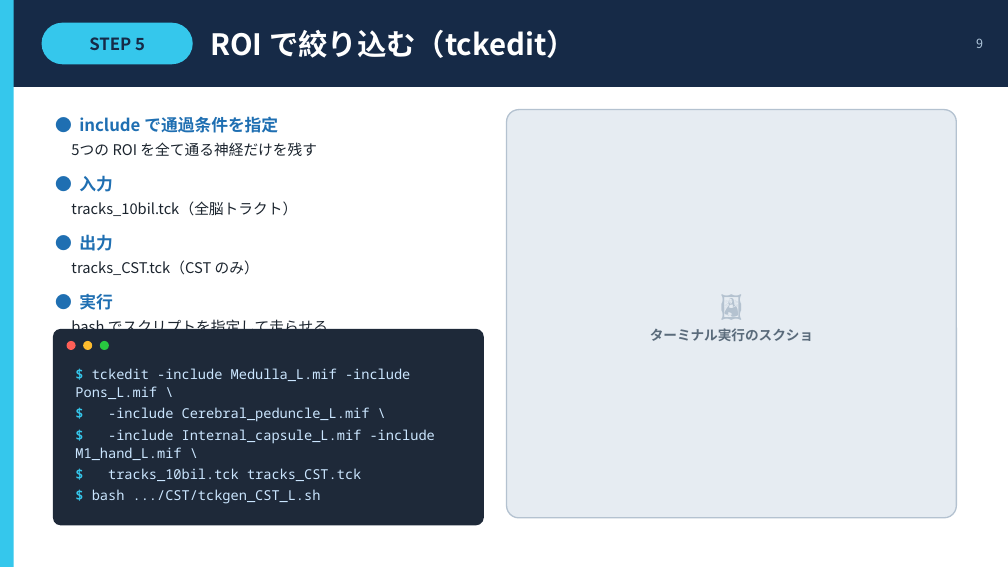
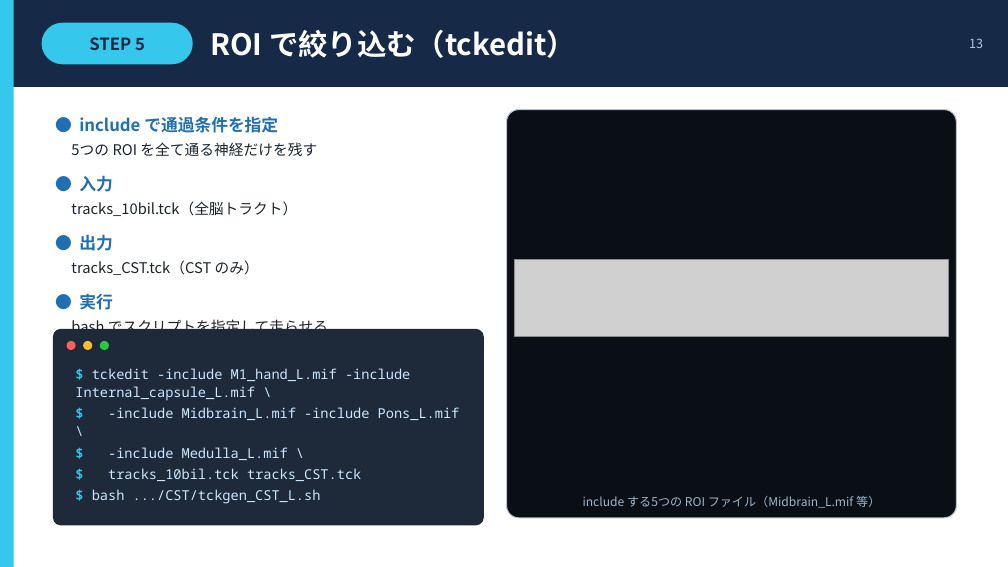
Before and after one commit to tiankevin02/Kevin-Email-AI, a slide deck: slide 13 of slides/CST_tractography_slides.pptx (slide 9 before the commit). Drawn at 1008x567 pixels with LibreOffice and Linux fonts; fonts in the diff are those of the drawing; grey boxes stand for pictures. Boxes give left, top, right and bottom in pixels: in the first picture for what was removed or moved away, otherwise in the second. Text is boxed around its words. In the diff, an @@ line names an element or a change of style, - is before the commit and + after.

```diff
--- a/slides/CST_tractography_slides.pptx
+++ b/slides/CST_tractography_slides.pptx
@@ text at bbox=[969, 38, 983, 48]: text changed @@
-9
+13
@@ rounded rectangle at bbox=[507, 110, 957, 518]: fill #E6ECF2 to #0A0F16; outline #B4C2D0 1.25 pt to #B4C2D0 1 pt @@
@@ picture added at bbox=[514, 259, 949, 336] @@
@@ text removed at bbox=[650, 328, 813, 341] @@
-🖼
-ターミナル実行のスクショ
@@ text at bbox=[75, 368, 460, 460]: text changed @@
-$ tckedit -include Medulla_L.mif -include Pons_L.mif \
-$ -include Cerebral_peduncle_L.mif \
-$ -include Internal_capsule_L.mif -include M1_hand_L.mif \
+$ tckedit -include M1_hand_L.mif -include Internal_capsule_L.mif \
+$ -include Midbrain_L.mif -include Pons_L.mif \
+$ -include Medulla_L.mif \
@@ text added at bbox=[583, 496, 880, 508], 11.5 pt, text #9DB4C8 @@
+include する5つの ROI ファイル（Midbrain_L.mif 等）
```
Also in this commit, not shown: 8 other slides changed, 5 slides added, 1 slide removed, 11 other files.
